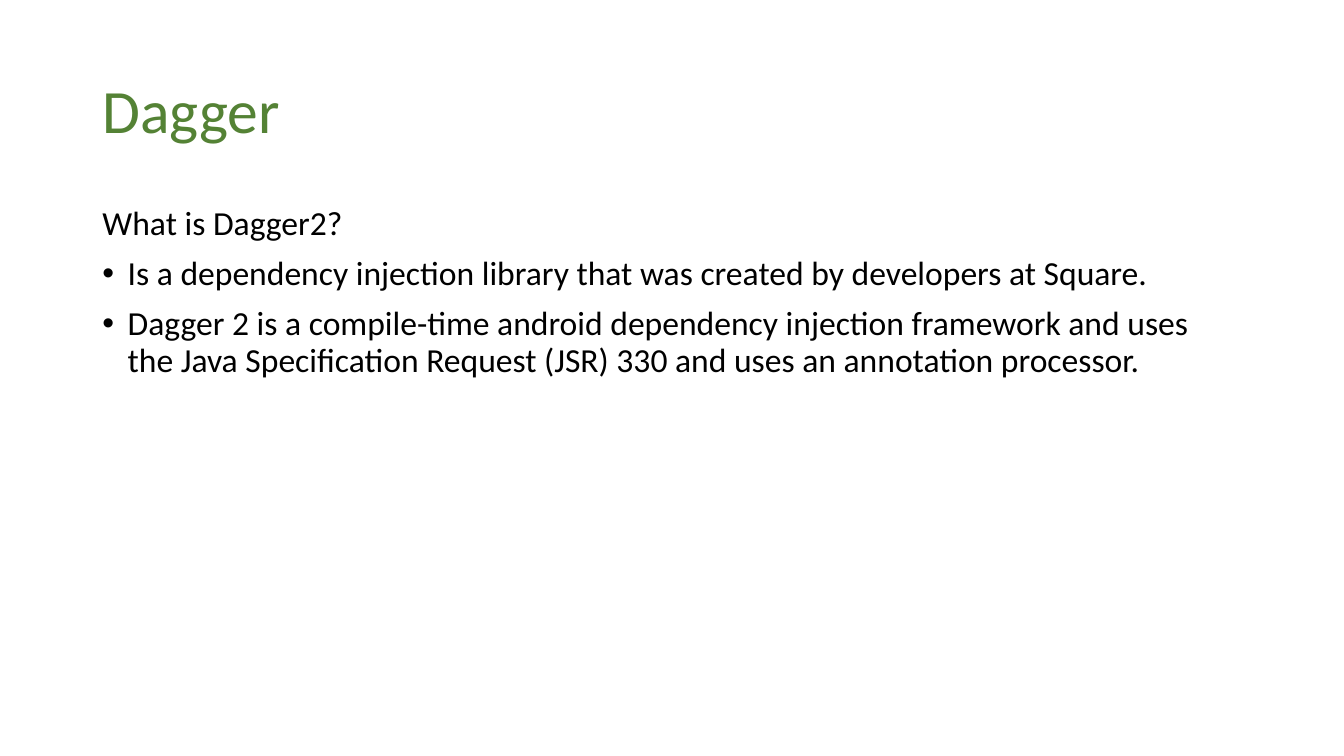
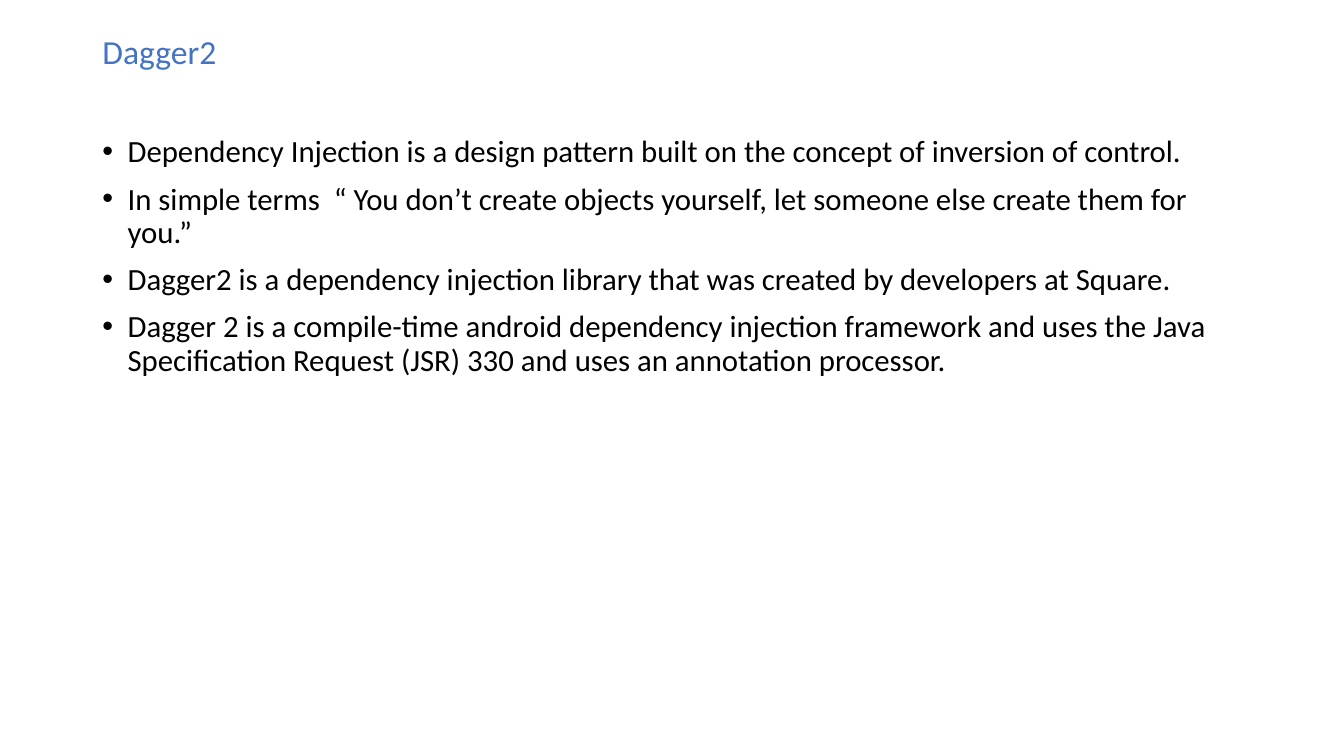
Before and after one commit to chandragithub2014/KotlinTemplates, a slide deck: slide 9 of USBank/USBank_Architecture_Android.pptx (slide 19 before the commit). Drawn at 1344x756 pixels with LibreOffice and Linux fonts; fonts in the diff are those of the drawing. Boxes give left, top, right and bottom in pixels: in the first picture for what was removed or moved away, otherwise in the second. Text is boxed around its words. In the diff, an @@ line names an element or a change of style, - is before the commit and + after.

```diff
--- a/USBank/USBank_Architecture_Android.pptx
+++ b/USBank/USBank_Architecture_Android.pptx
@@ text "Dagger2": place and size @@
-text "Dagger2" at [102, 211, 1188, 378]
+text "Dagger2" at [102, 42, 1205, 376]
@@ text at [102, 42, 1187, 296]: text changed; size 24 to 22 pt @@
-What is Dagger2?
-• Is a dependency injection library that was created by developers at Square.
+Dagger2
+• Dependency Injection is a design pattern built on the concept of inversion of control.
+• In simple terms “ You don’t create objects yourself, let someone else create them for you.”
+• Dagger2 is a dependency injection library that was created by developers at Square.
@@ title removed at [102, 93, 279, 144] @@
-Dagger
@@ text at [128, 315, 1205, 376]: size 24 to 22 pt in "Dagger 2 is a compile-time android dependency ..." @@
```
Also in this commit, not shown: 8 other slides changed, 2 slides added, 20 slides removed, 5 other files.
